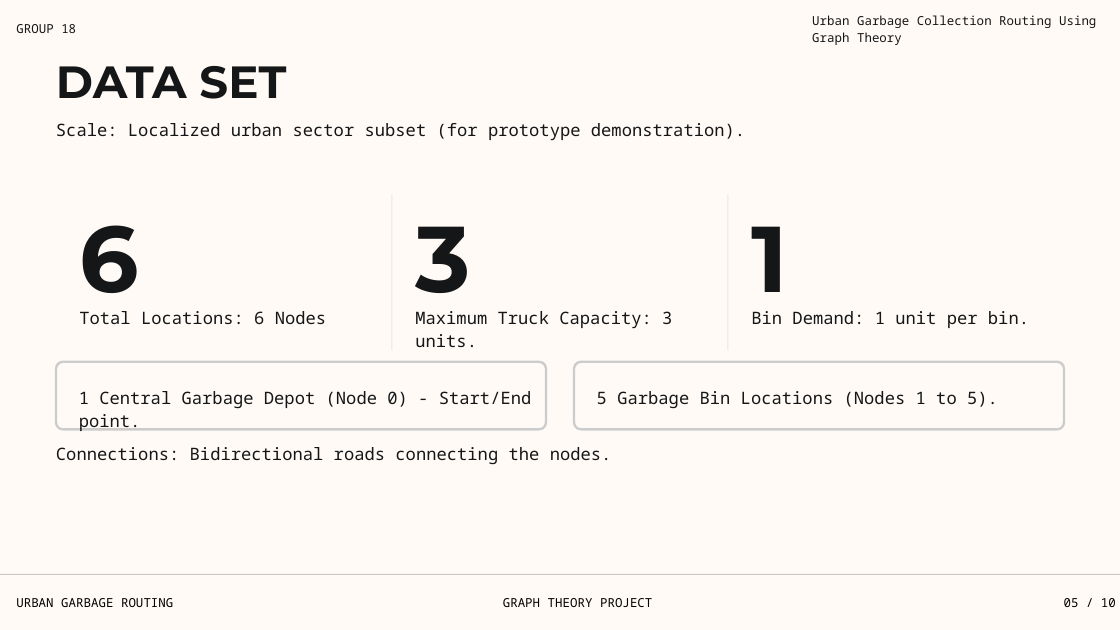
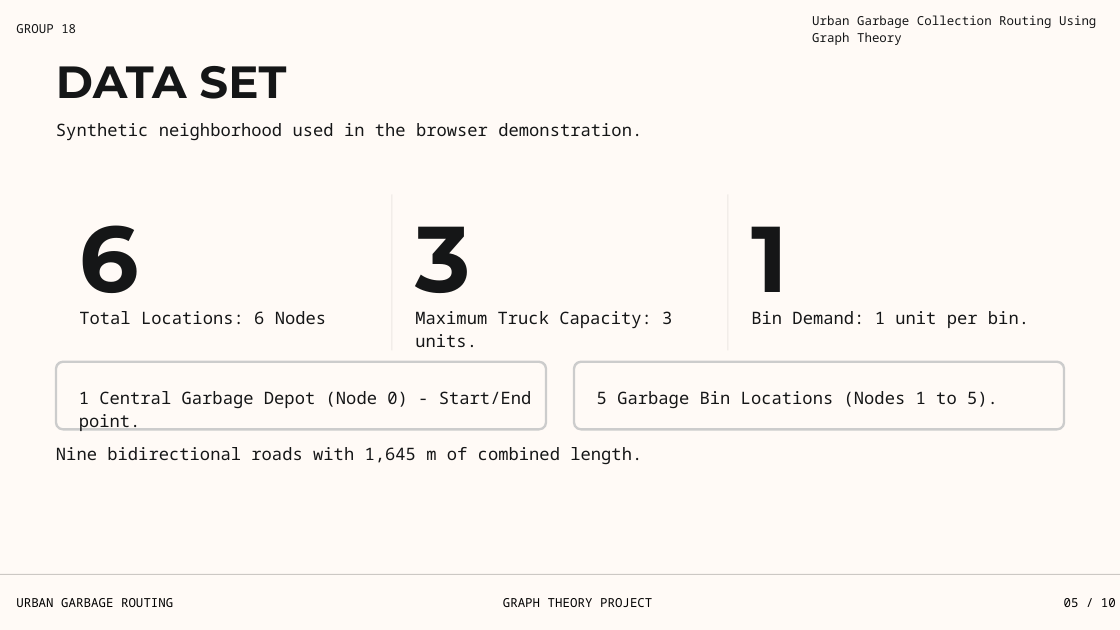
Before and after one commit to kapilupadh/Urban_Garbage_Collection_Routing, a slide deck: slide 5 of Data/Urban Garbage Collection GT.pptx. Drawn at 1120x630 pixels with LibreOffice and Linux fonts; fonts in the diff are those of the drawing; background and template pictures are left out. Boxes give left, top, right and bottom in pixels: in the first picture for what was removed or moved away, otherwise in the second. Text is boxed around its words. In the diff, an @@ line names an element or a change of style, - is before the commit and + after.

```diff
--- a/Data/Urban Garbage Collection GT.pptx
+++ b/Data/Urban Garbage Collection GT.pptx
@@ text at (56, 123, 642, 141): text changed @@
-Scale: Localized urban sector subset (for prototype demonstration).
+Synthetic neighborhood used in the browser demonstration.
@@ text at (56, 447, 642, 465): text changed @@
-Connections: Bidirectional roads connecting the nodes.
+Nine bidirectional roads with 1,645 m of combined length.
```
Also in this commit, not shown: 9 other slides changed, 28 other files.
